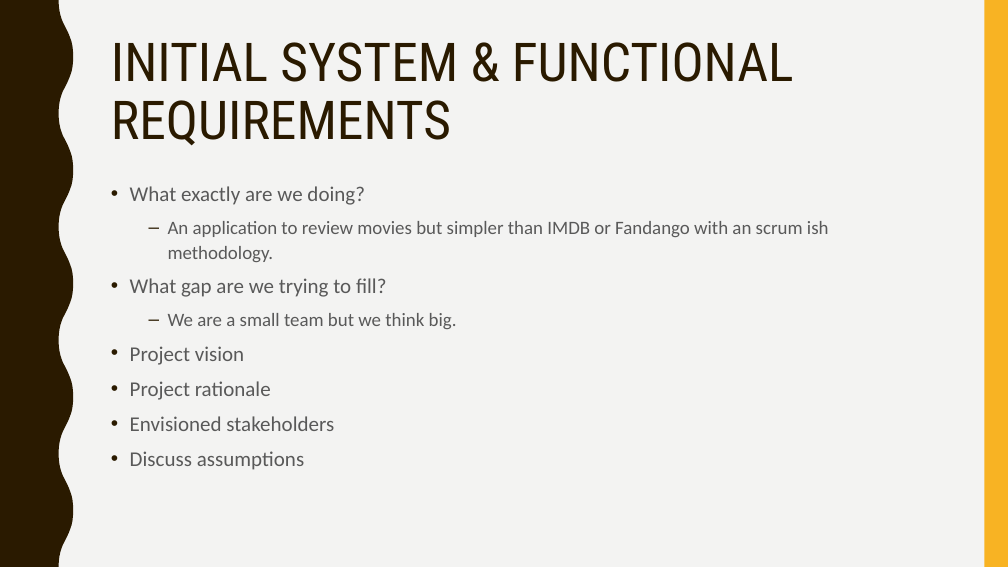
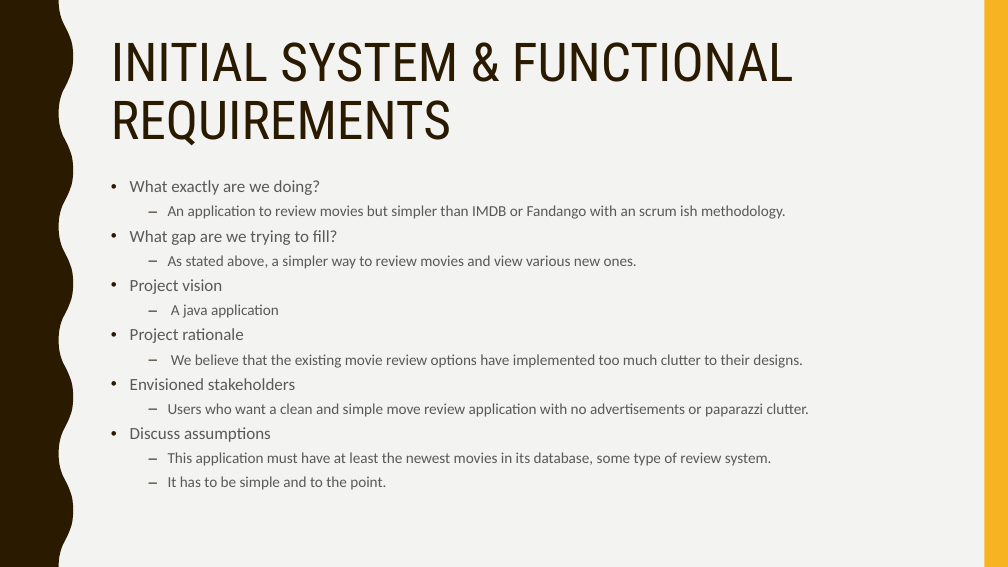
Before and after one commit to alpacamusical/Project-ENSE-374, a slide deck: slide 4 of Milestone 1.ppt. Drawn at 1008x567 pixels with LibreOffice and Linux fonts; fonts in the diff are those of the drawing. Boxes give left, top, right and bottom in pixels: in the first picture for what was removed or moved away, otherwise in the second. Text is boxed around its words. In the diff, an @@ line names an element or a change of style, - is before the commit and + after.

```diff
--- a/Milestone 1.ppt
+++ b/Milestone 1.ppt
@@ text at bbox=[130, 180, 786, 442]: size 20 to 16.1 pt in "What exactly are we doing?", "What gap are we trying to fill?", "Project vision", "Project rationale" and 2 more places; size 18 to 14.4 pt in "An application to review movies but simpler ..."; line spacing 1.1 to 0.9 @@
@@ text at bbox=[168, 255, 637, 269]: text changed; size 18 to 14.4 pt @@
-  – We are a small team but we think big.
+  – As stated above, a simpler way to review movies and view various new ones.
@@ text at bbox=[171, 304, 279, 318]: paragraph added @@
+  – A java application
@@ text at bbox=[171, 354, 803, 368]: paragraph added @@
+  – We believe that the existing movie review options have implemented too much clutter to their designs.
@@ text at bbox=[168, 403, 809, 417]: paragraph added @@
+  – Users who want a clean and simple move review application with no advertisements or paparazzi clutter.
@@ text at bbox=[168, 452, 771, 490]: paragraphs added @@
+  – This application must have at least the newest movies in its database, some type of review system.
+  – It has to be simple and to the point.
```
Also in this commit, not shown: 3 other slides changed, 1 slide added, 1 slide removed.
